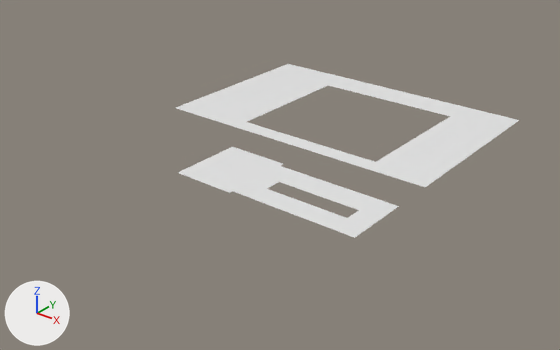
An edit to the Blender file assets/units/pd2_mod_hwu/architecture/smuggler_house/ext_smuggler_house_ground.blend, drawn before and after from the same camera.
Both versions are drawn from a 50 mm lens placed at (83.4, -109.9, 58.8), pointed at (-2.4, -2.7, -7.6). The lights are fixed; the arrows at lower left show +X, +Y and +Z. Materials are left out; every surface is plain grey.

Script lines for the objects in view, before the commit:
```python
me_c_box_27 = bpy.data.meshes.new('c_box_27')
me_c_box_27.from_pydata(...)  # 24 vertices, 12 faces; spans x -2.0..2.0, y -0.3..0.3, z -0.12..0.12
me_c_box_28 = bpy.data.meshes.new('c_box_28')
me_c_box_28.from_pydata(...)  # 24 vertices, 12 faces; spans x -2.0..2.0, y -0.23..0.23, z -0.12..0.12
me_g_grass = bpy.data.meshes.new('g_grass')
me_g_grass.from_pydata(...)  # 16 vertices, 4 faces; spans x -31.7..28.0, y -25.9..13.0, z 0.0
me_g_grass.materials.append(mat_mtr_blend_grass)
me_g_terrace = bpy.data.meshes.new('g_terrace')
me_g_terrace.from_pydata(...)  # 210 vertices, 58 faces; spans x -8.7..29.1, y -24.1..-9.3, z -1.0..-0.5
# faces by material slot: [5, 53]
me_g_terrace.materials.append(mat_mat_ext_brick_floor_vtxc)
me_g_terrace.materials.append(mat_mat_ext_trims)
ob_c_box_27 = bpy.data.objects.new('c_box_27', me_c_box_27)
ob_c_box_27.parent = ob_rp_ext_smugler_house_ground
ob_c_box_27.location = (16.55, -25.97, -1.343)
ob_c_box_27.rotation_euler = (-1.571, 0.0, 0.0)  # degrees (-90, 0, 0)
ob_c_box_27.hide_set(True)
ob_c_box_28 = bpy.data.objects.new('c_box_28', me_c_box_28)
ob_c_box_28.parent = ob_rp_ext_smugler_house_ground
ob_c_box_28.location = (16.55, -26.22, -1.415)
ob_c_box_28.rotation_euler = (-1.571, 0.0, 0.0)  # degrees (-90, 0, 0)
ob_c_box_28.hide_set(True)
ob_g_grass = bpy.data.objects.new('g_grass', me_g_grass)
ob_g_grass.parent = ob_rp_ext_smugler_house_ground
ob_g_grass.location = (1.458, 22.43, 0.0)
ob_g_terrace = bpy.data.objects.new('g_terrace', me_g_terrace)
ob_g_terrace.parent = ob_rp_ext_smugler_house_ground
ob_g_terrace.location = (0.0, 0.0, 0.0)
```
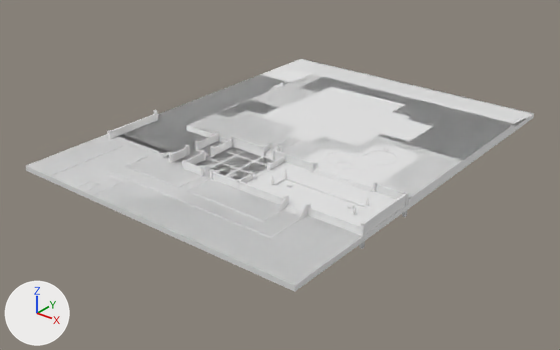
The change, as a diff of the scene's bpy script:
```diff
--- a/assets/units/pd2_mod_hwu/architecture/smuggler_house/ext_smuggler_house_ground.blend.py
+++ b/assets/units/pd2_mod_hwu/architecture/smuggler_house/ext_smuggler_house_ground.blend.py
@@ me_g_grass @@
 # used by ob_g_grass; parent = ob_rp_ext_smugler_house_ground; location = (1.458, 22.43, 0.0)
-me_g_grass.from_pydata(...)  # 16 vertices, 4 faces; spans x -31.7..28.0, y -25.9..13.0, z 0.0
+me_g_grass.from_pydata(...)  # 165 vertices, 67 faces; spans x -33.7..28.0, y -61.6..21.0, z -1.0..0.0
+# me_g_grass part 1: the loose piece of 4 vertices spanning x -31.7..-14.7, y -22.4..13.0, z 0.0 is rebuilt with 4 vertices and now spans x -22.7..-14.7, y -18.6..10.5, z 0.0
+# me_g_grass part 2: the loose piece of 4 vertices spanning x 16.0..28.0, y -22.4..13.0, z 0.0 is rebuilt with 4 vertices and now spans x 16.0..28.0, y -22.9..10.5, z 0.0
+# me_g_grass part 3: 6 vertices removed from x -31.7..28.0, y -25.9..13.0, z 0.0; 155 vertices added at x -33.7..28.0, y -61.6..21.0, z -1.0..0.0
@@ me_c_box_27 @@
 me_c_box_27.from_pydata(...)  # 24 vertices, 12 faces; spans x -2.0..2.0, y -0.3..0.3, z -0.12..0.12
 # used by ob_c_box_27; parent = ob_rp_ext_smugler_house_ground; location = (16.55, -25.97, -1.343); rotation_euler = (-1.571, 0.0, 0.0), in degrees (-90, 0, 0)
+# me_c_box_27 part 4: a new loose piece, a box spanning x -25.38..25.38, y -0.5..0.5, z -20.96..20.96
@@ me_c_box_28 @@
 me_c_box_28.from_pydata(...)  # 24 vertices, 12 faces; spans x -2.0..2.0, y -0.23..0.23, z -0.12..0.12
 # used by ob_c_box_28; parent = ob_rp_ext_smugler_house_ground; location = (16.55, -26.22, -1.415); rotation_euler = (-1.571, 0.0, 0.0), in degrees (-90, 0, 0)
+# me_c_box_28 part 7: a new loose piece, a box spanning x -36.27..25.38, y -0.5..0.5, z -20.96..61.59
@@ me_g_terrace @@
 # used by ob_g_terrace; parent = ob_rp_ext_smugler_house_ground; location = (0.0, 0.0, 0.0)
-me_g_terrace.from_pydata(...)  # 210 vertices, 58 faces; spans x -8.7..29.1, y -24.1..-9.3, z -1.0..-0.5
+me_g_terrace.from_pydata(...)  # 3978 vertices, 5535 faces; spans x -30.3..29.4, y -39.2..33.2, z -3.7..1.2
+# me_g_terrace part 5: 64 vertices moved from x -8.7..29.1, y -24.1..-11.2, z -1.0..-0.5 to x -8.7..29.2, y -22.2..-9.3, z -1.0..-0.5; 3752 vertices added at x -30.3..29.4, y -39.2..33.2, z -3.7..1.2
+# me_g_terrace part 6: the surface is now shaded smooth
@@ me_g_lux_ext_facade_01_pool @@
+me_g_lux_ext_facade_01_pool.from_pydata(...)  # 2867 vertices, 2625 faces; spans x -8.2..9.1, y -1.3..1.2, z -9.3..8.2
@@ me_g_gravel @@
+me_g_gravel.from_pydata(...)  # 38 vertices, 10 faces; spans x -30.0..18.6, y -39.2..32.9, z -1.0..0.0
@@ ob_c_box_27 @@
 ob_c_box_27.parent = ob_rp_ext_smugler_house_ground
-ob_c_box_27.location = (16.55, -25.97, -1.343)
+ob_c_box_27.location = (4.125, 11.94, -0.5)
 ob_c_box_27.rotation_euler = (-1.571, 0.0, 0.0)  # degrees (-90, 0, 0)
-ob_c_box_27.hide_set(True)
@@ ob_c_box_28 @@
 ob_c_box_28.parent = ob_rp_ext_smugler_house_ground
-ob_c_box_28.location = (16.55, -26.22, -1.415)
+ob_c_box_28.location = (4.018, -18.19, -1.5)
 ob_c_box_28.rotation_euler = (-1.571, 0.0, 0.0)  # degrees (-90, 0, 0)
-ob_c_box_28.hide_set(True)
@@ ob_g_pool @@
+ob_g_pool = bpy.data.objects.new('g_pool', me_g_lux_ext_facade_01_pool)
+ob_g_pool.parent = ob_rp_ext_smugler_house_ground
+ob_g_pool.location = (14.12, -0.452, -0.628)
+ob_g_pool.rotation_euler = (-1.571, 0.0, 0.0873)  # degrees (-90, 0, 5)
@@ ob_g_gravel @@
+ob_g_gravel = bpy.data.objects.new('g_gravel', me_g_gravel)
+ob_g_gravel.parent = ob_rp_ext_smugler_house_ground
+ob_g_gravel.location = (0.0, 0.0, 0.0)
```

Where the change shows, as pixel boxes [x1, y1, x2, y2] in the pictures (560 x 350 px):
'c_box_28', shown
    after: [26, 59, 534, 292]
'g_grass', reshaped (47% wider, 81% taller)
    before: [176, 64, 519, 187]
    after: [28, 59, 533, 283]
'c_box_27', shown
    after: [187, 75, 515, 205]
'g_terrace', reshaped (63% wider, 92% taller)
    before: [178, 147, 399, 238]
    after: [49, 73, 409, 249]
'g_pool', added
    after: [304, 145, 417, 187]
'g_gravel', added
    after: [52, 121, 299, 236]
part 1 of me_g_grass, rebuilt (33% narrower, 27% shorter)
    before: [187, 64, 345, 122]
    after: [231, 74, 336, 116]
part 2 of me_g_grass, rebuilt (20% narrower)
    before: [376, 107, 519, 180]
    after: [399, 110, 513, 180]
part 3 of me_g_grass, built on
    before: [176, 78, 465, 187]
    after: [28, 59, 533, 283]
part 5 of me_g_terrace, built on
    after: [49, 73, 409, 249]
